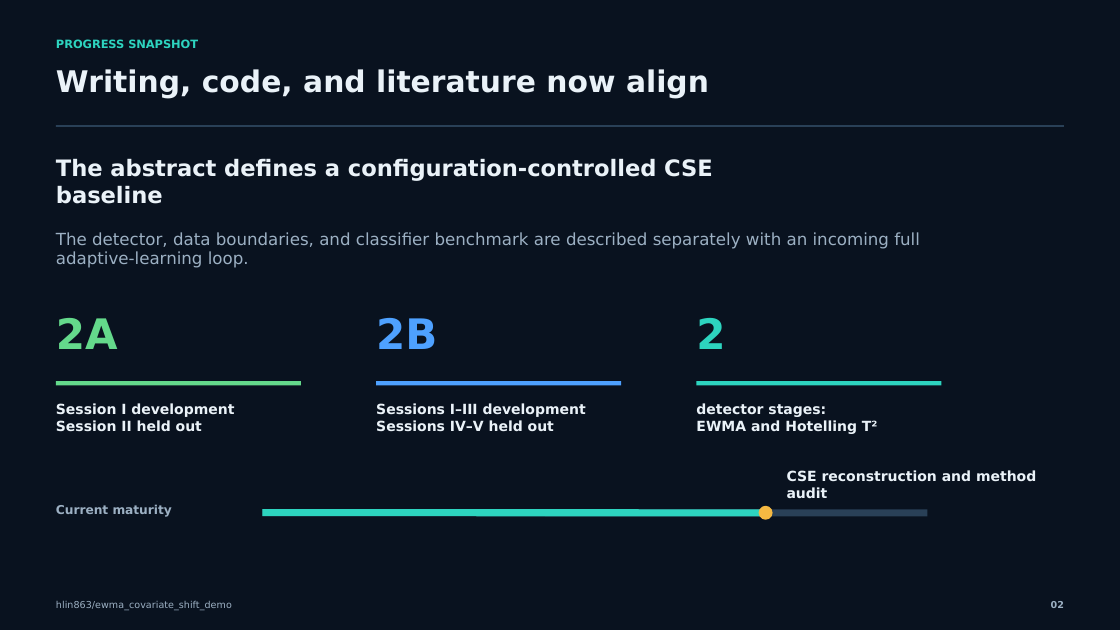
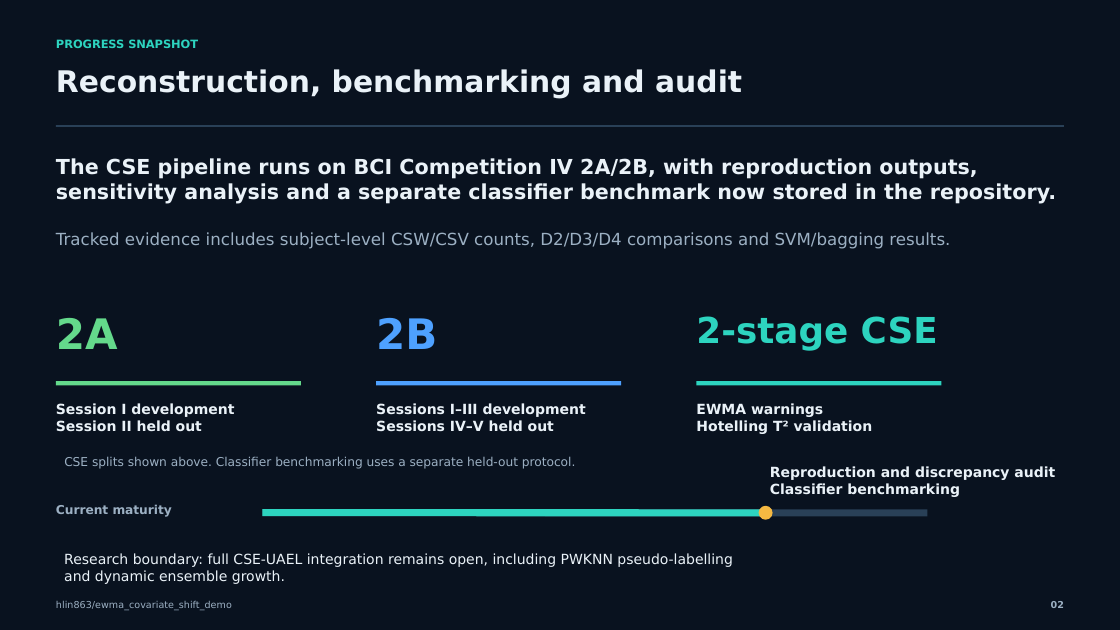
Before and after one commit to hlin863/ewma_covariate_shift_demo, a slide deck: slide 2 of presentations/EWMA_Covariate_Shift_Progress_Review_28_Sep_2026.pptx. Drawn at 1120x630 pixels with LibreOffice and Linux fonts; fonts in the diff are those of the drawing. Boxes give left, top, right and bottom in pixels: in the first picture for what was removed or moved away, otherwise in the second. Text is boxed around its words. In the diff, an @@ line names an element or a change of style, - is before the commit and + after.

Commit message:
Update progress review deck
Refresh the EWMA covariate shift progress review presentation for 28 Sep 2026, incorporating the latest project updates and review materials for stakeholder discussion.

```diff
--- a/presentations/EWMA_Covariate_Shift_Progress_Review_28_Sep_2026.pptx
+++ b/presentations/EWMA_Covariate_Shift_Progress_Review_28_Sep_2026.pptx
@@ text at [56, 69, 742, 99]: text changed @@
-Writing, code, and literature now align
+Reconstruction, benchmarking and audit
@@ text at [56, 158, 1056, 204]: text changed; size 19.4 to 17.8 pt @@
-The abstract defines a configuration-controlled CSE baseline
+The CSE pipeline runs on BCI Competition IV 2A/2B, with reproduction outputs,
+sensitivity analysis and a separate classifier benchmark now stored in the repository.
@@ text at [56, 232, 950, 249]: text changed @@
-The detector, data boundaries, and classifier benchmark are described separately with an incoming full adaptive-learning loop.
+Tracked evidence includes subject-level CSW/CSV counts, D2/D3/D4 comparisons and SVM/bagging results.
@@ text at [696, 316, 938, 351]: text changed; size 36 to 30.6 pt @@
-2
+2-stage CSE
@@ text at [696, 403, 873, 434]: text changed @@
-detector stages:
-EWMA and Hotelling T²
+EWMA warnings
+Hotelling T² validation
@@ text added at [64, 456, 576, 469], 10.5 pt, text #9CB0C3 @@
+CSE splits shown above. Classifier benchmarking uses a separate held-out protocol.
@@ text at [770, 466, 1055, 497]: text changed @@
-CSE reconstruction and method audit
+Reproduction and discrepancy audit
+Classifier benchmarking
@@ text added at [64, 553, 733, 584], 12 pt, text #EAF2F8 @@
+Research boundary: full CSE-UAEL integration remains open, including PWKNN pseudo-labelling
+and dynamic ensemble growth.
```
Also in this commit, not shown: 3 other slides changed, 1 slide added.
